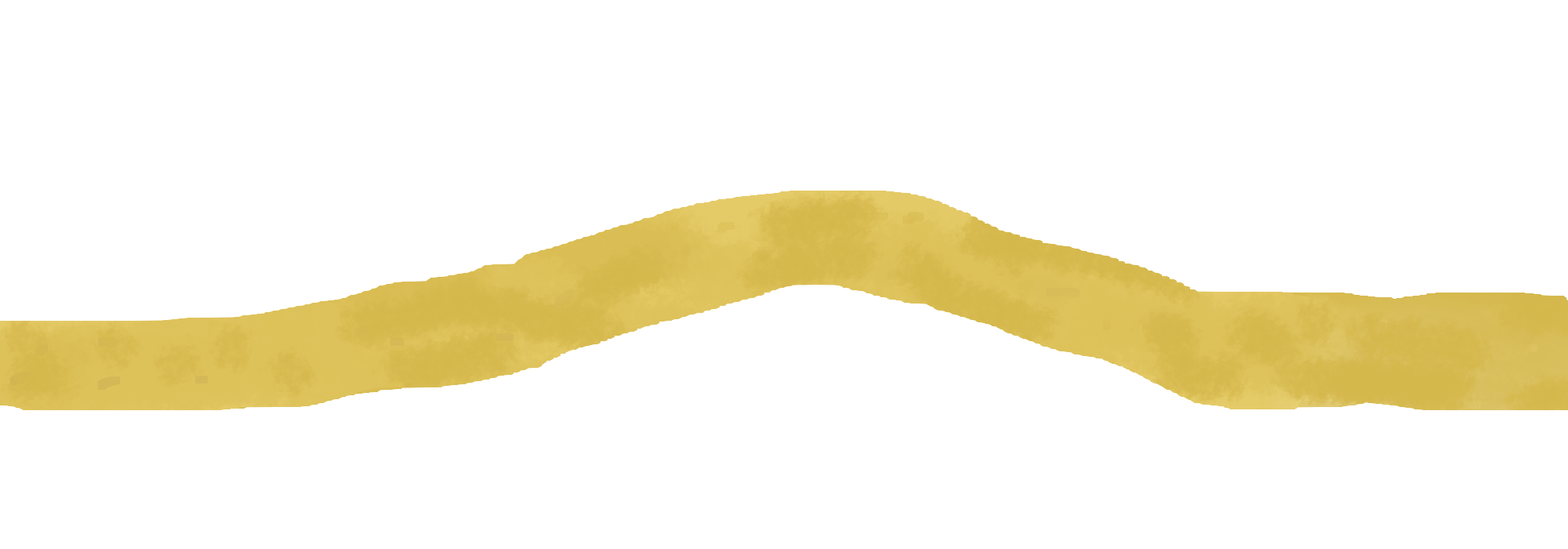
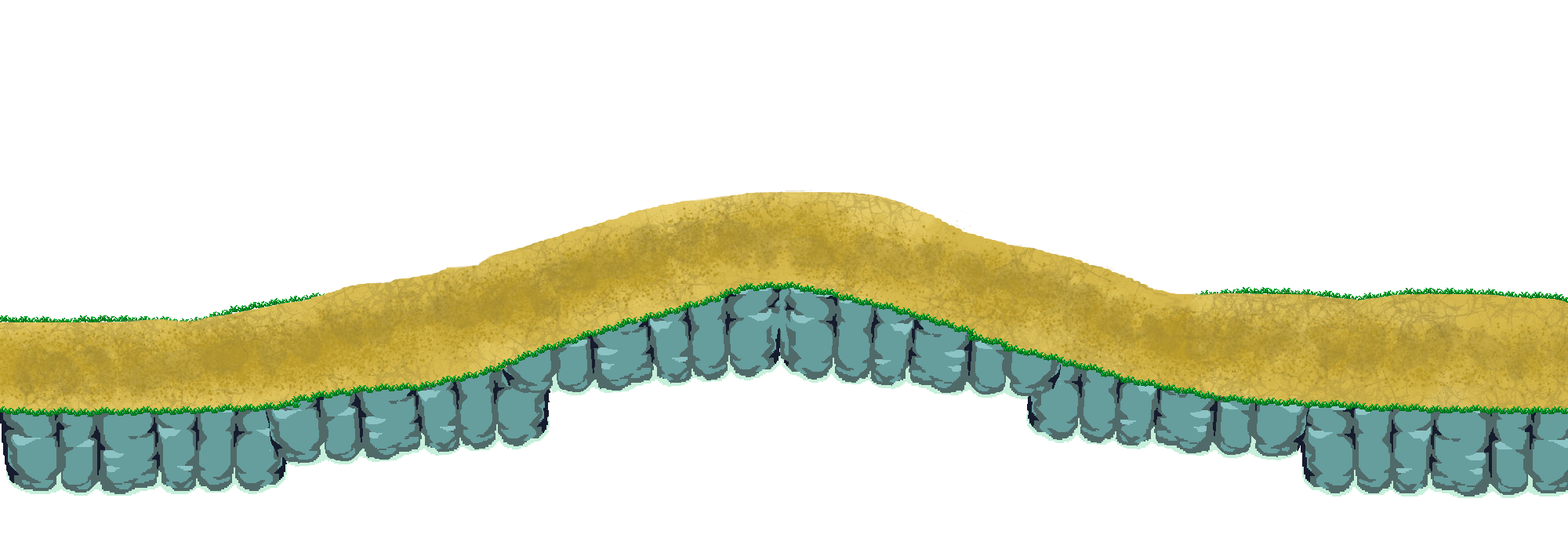
Layers edited between the first and the second 1568×549 image:
added layer "Paint Layer 1 Merged" (1st of 6) above "Background" over [0, 188, 1568, 498]
moved "Background" above "Paint Layer 1", painted on it over [0, 188, 1568, 498]
painted on "Paint Layer 1" (1st of 3) over [0, 188, 1568, 498]
added layer "Paint Layer 1" (2nd of 3) above "Paint Layer 1" over [1505, 290, 1556, 352]
added layer "Paint Layer 1" (3rd of 3) above "rock" over [0, 188, 1568, 498]
added layer "rock" (1st of 6) above "rock" over [1003, 351, 1355, 497]
added layer "rock" (3rd of 6) above "rock" over [1254, 351, 1568, 498]
added layer "rock" (4th of 6) above "rock" over [1505, 451, 1568, 498]
added layer "Paint Layer 1 Merged" (2nd of 6) above "Paint Layer 1 Merged" over [1354, 287, 1556, 352]
added layer "Paint Layer 1 Merged" (3rd of 6) above "Paint Layer 1 Merged" over [1354, 287, 1556, 352]
added layer "Paint Layer 1 Merged" (4th of 6) above "Paint Layer 1 Merged" over [1354, 287, 1556, 352]
added layer "Paint Layer 1 Merged" (5th of 6) above "Paint Layer 1 Merged" over [1354, 287, 1556, 352]
added layer "Paint Layer 1 Merged" (6th of 6) over [1354, 287, 1556, 352]